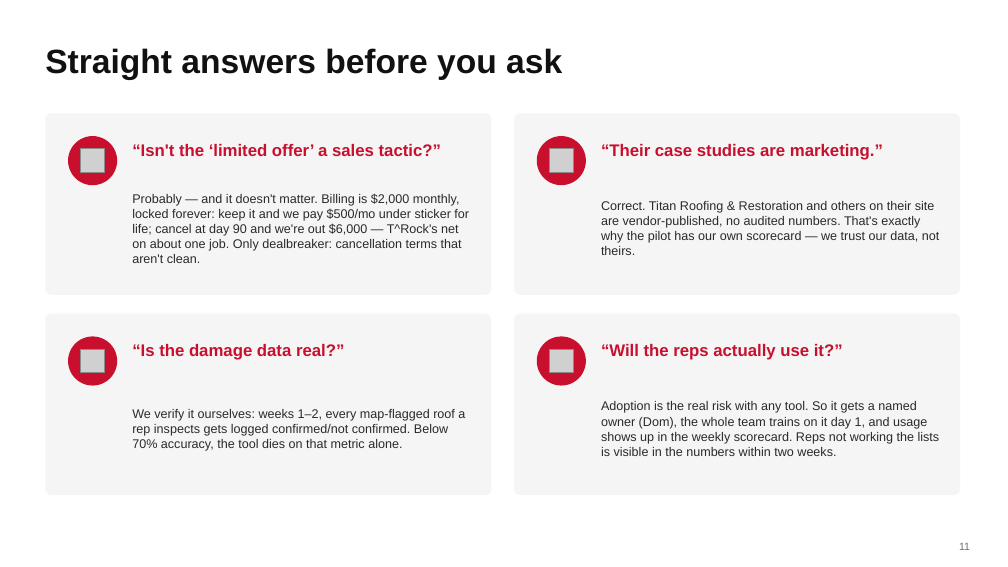
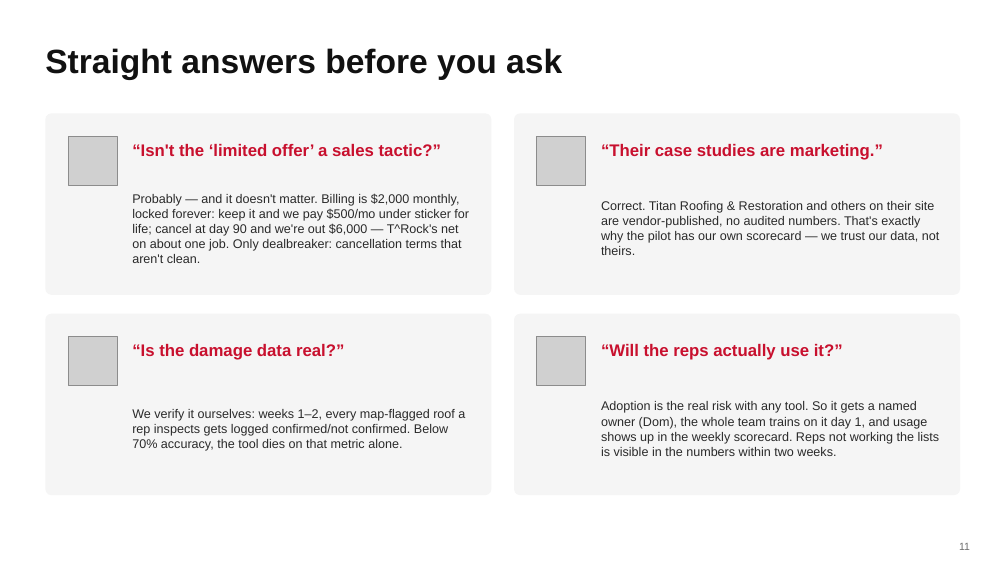
Before and after one commit to DommyD26/roofing-site-template, a slide deck: slide 11 of pitch/Storm-Scout-Pitch.pptx. Drawn at 1008x567 pixels with LibreOffice and Linux fonts; fonts in the diff are those of the drawing; grey boxes stand for pictures. Boxes give left, top, right and bottom in pixels: in the first picture for what was removed or moved away, otherwise in the second. Text is boxed around its words. In the diff, an @@ line names an element or a change of style, - is before the commit and + after.

```diff
--- a/pitch/Storm-Scout-Pitch.pptx
+++ b/pitch/Storm-Scout-Pitch.pptx
@@ ellipse removed at [68, 136, 117, 185] @@
@@ picture added at [68, 136, 117, 185] @@
@@ picture removed at [81, 149, 104, 172] @@
@@ ellipse removed at [537, 136, 586, 185] @@
@@ picture added at [537, 136, 586, 185] @@
@@ picture removed at [550, 149, 573, 172] @@
@@ ellipse removed at [68, 337, 117, 386] @@
@@ picture added at [68, 337, 117, 386] @@
@@ picture removed at [81, 349, 104, 373] @@
@@ ellipse removed at [537, 337, 586, 386] @@
@@ picture added at [537, 337, 586, 386] @@
@@ picture removed at [550, 349, 573, 373] @@
```
Also in this commit, not shown: 7 other slides changed, 3 other files.
